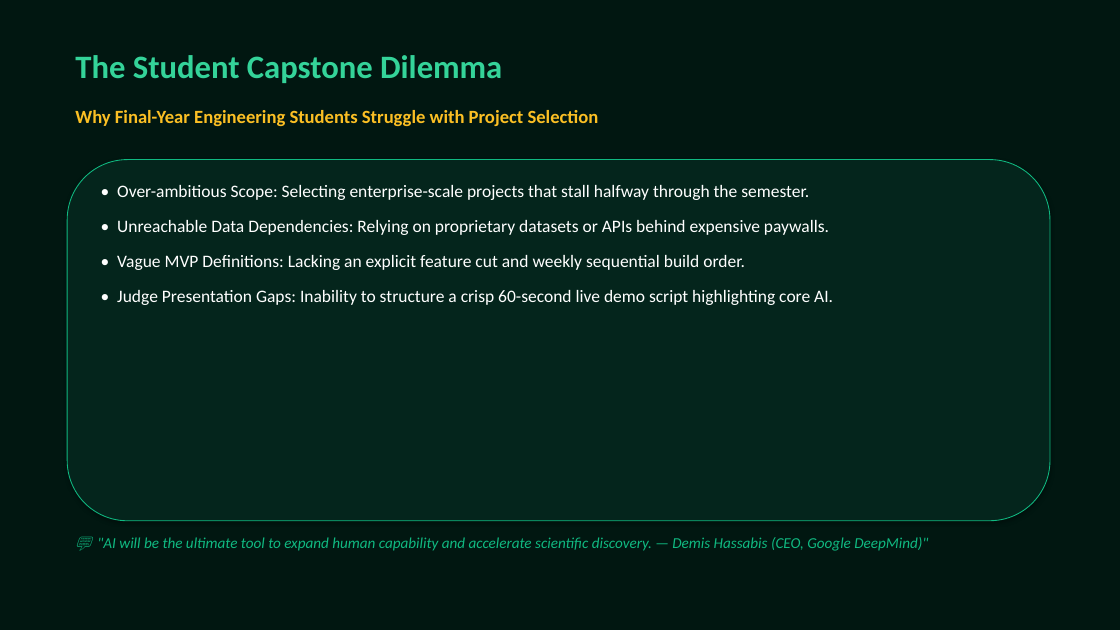
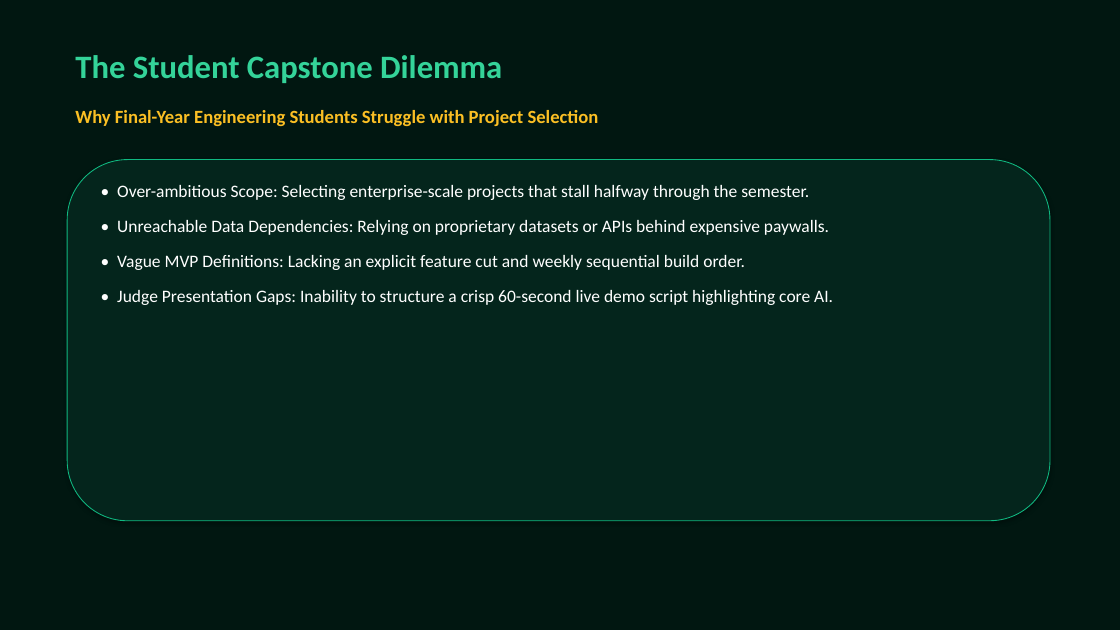
Before and after one commit to ishansharma16012007-bot/3hr-promptwars, a slide deck: slide 2 of antigravity_presentation.pptx. Drawn at 1120x630 pixels with LibreOffice and Linux fonts; fonts in the diff are those of the drawing. Boxes give left, top, right and bottom in pixels: in the first picture for what was removed or moved away, otherwise in the second. Text is boxed around its words. In the diff, an @@ line names an element or a change of style, - is before the commit and + after.

```diff
--- a/antigravity_presentation.pptx
+++ b/antigravity_presentation.pptx
@@ text removed at (97,537,928,551) @@
-💬 "AI will be the ultimate tool to expand human capability and accelerate scientific discovery. — Demis Hassabis (CEO, Google DeepMind)"
```
Also in this commit, not shown: 19 other slides changed, 3 other files.
